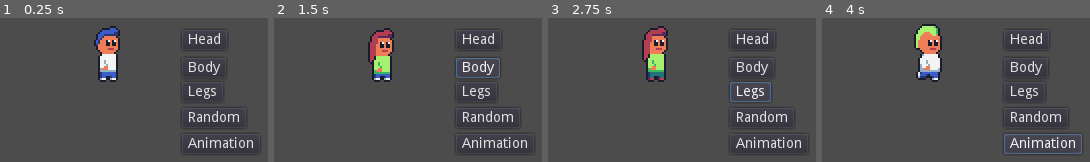
Above: before the commit, frames 1-4 (left to right).
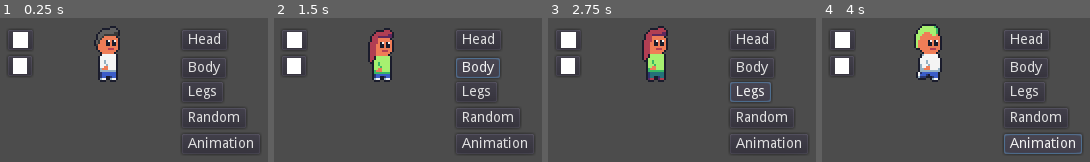
Above: after the commit, the same moments.

Repository: LuizzDutra/MeuTreinoGodot
Game: Godot game, scene res://World.tscn
The game is run twice, just before and just after one commit, with the same random seed, the same clock (stepped at 60 frames per second) and the same inputs.
Inputs:
- Up to frame 1 (0.25 s): no input
- Up to frame 2 (1.5 s): click "Head" at 0.5 s; click "Body" at 1.25 s
- Up to frame 3 (2.75 s): click "Legs" at 2 s
- Up to frame 4 (4 s): click "Random" at 2.75 s; click "Animation" at 3.5 s

The runs differ from the first frame. In frame 1, 1.6% of the frame differs, in the area x 4-45%, y 6-39%; in frame 2, 1.2%; in frame 3, 1.2%; in frame 4, 1.2%.

Commit message:
Add files via upload

Diff:
--- a/Player.gd
+++ b/Player.gd
@@ -3,9 +3,12 @@
 
 onready var animationPlayer = $AnimationPlayer
 onready var bodyParts = $BodyParts
+onready var buttons = $Buttons
+onready var customizationState = true setget toggleCusState
 
 func _ready():
-	changeHeadModulate(Color(1,1,1))
+	buttons.visible = customizationState
+	changeBodyModulate(Color(1,1,1))
 
 
 const head_qnt = 11
@@ -17,12 +20,16 @@
 var leg_select = 0 setget changeLeg
 
 var head_modulate = Color(1, 1, 1) setget changeHeadModulate
+var body_modulate = Color(1, 1, 1) setget changeBodyModulate
 
 var animation_arr = ["IdleRight", "WalkRight"]
 var cur_anim = 0
 
 
 func _process(delta):
+	if Input.is_action_just_pressed("tgg_cust"):
+		toggleCusState(0)
+
 	animationPlayer.play(animation_arr[cur_anim])
 
 func changeHead(n):
@@ -46,6 +53,21 @@
 	head_modulate = n
 	bodyParts.get_node("Head").modulate = n
 
+func changeBodyModulate(n: Color):
+	body_modulate = n
+	bodyParts.get_node("Body").modulate = n
+
+func toggleCusState(n):
+	if typeof(n) != TYPE_BOOL:
+		customizationState = !customizationState
+	else:
+		customizationState = n
+
+	if customizationState:
+		buttons.visible = true
+	else:
+		buttons.visible = false
+
 func _on_Head_pressed():
 	changeHead(head_select+1)
 
@@ -55,10 +77,16 @@
 func _on_Legs_pressed():
 	changeLeg(leg_select+1)
 
-
 func _on_Random_pressed():
 	randomizedSelection()
 
 func _on_Animation_pressed():
 	cur_anim += 1
 	cur_anim = cur_anim % len(animation_arr)
+
+func _on_HeadColorChanger2_color_changed(color):
+	changeHeadModulate(color)
+
+
+func _on_BodyColorChanger_color_changed(color):
+	changeBodyModulate(color)
--- a/Player.tscn
+++ b/Player.tscn
@@ -154,11 +154,8 @@
 [sub_resource type="AnimationNodeStateMachinePlayback" id=12]
 
 [node name="Player" type="KinematicBody2D"]
-position = Vector2( 176, 54 )
+position = Vector2( 202, 56 )
 script = ExtResource( 2 )
-__meta__ = {
-"_edit_group_": true
-}
 
 [node name="BodyParts" type="Node2D" parent="."]
 
@@ -203,3 +200,73 @@
 anim_player = NodePath("../AnimationPlayer")
 active = true
 parameters/playback = SubResource( 12 )
+
+[node name="Buttons" type="Control" parent="."]
+margin_right = 40.0
+margin_bottom = 40.0
+
+[node name="Head" type="Button" parent="Buttons"]
+margin_left = 37.0
+margin_top = -21.0
+margin_right = 82.0
+margin_bottom = -1.0
+rect_scale = Vector2( 0.5, 0.5 )
+text = "Head"
+
+[node name="Body" type="Button" parent="Buttons"]
+margin_left = 37.0
+margin_top = -7.0
+margin_right = 81.0
+margin_bottom = 13.0
+rect_scale = Vector2( 0.5, 0.5 )
+text = "Body"
+
+[node name="Legs" type="Button" parent="Buttons"]
+margin_left = 37.0
+margin_top = 5.0
+margin_right = 78.0
+margin_bottom = 25.0
+rect_scale = Vector2( 0.5, 0.5 )
+text = "Legs"
+
+[node name="Random" type="Button" parent="Buttons"]
+margin_left = 37.0
+margin_top = 18.0
+margin_right = 101.0
+margin_bottom = 38.0
+rect_scale = Vector2( 0.5, 0.5 )
+text = "Random"
+
+[node name="Animation" type="Button" parent="Buttons"]
+margin_left = 37.0
+margin_top = 31.0
+margin_right = 115.0
+margin_bottom = 51.0
+rect_scale = Vector2( 0.5, 0.5 )
+text = "Animation"
+
+[node name="HeadColorChanger2" type="ColorPickerButton" parent="Buttons"]
+margin_left = -50.0
+margin_top = -21.0
+margin_right = -19.0
+margin_bottom = 4.0
+rect_scale = Vector2( 0.4, 0.4 )
+color = Color( 1, 1, 1, 1 )
+edit_alpha = false
+
+[node name="BodyColorChanger" type="ColorPickerButton" parent="Buttons"]
+margin_left = -50.0
+margin_top = -8.0
+margin_right = -20.0
+margin_bottom = 17.0
+rect_scale = Vector2( 0.4, 0.4 )
+color = Color( 1, 1, 1, 1 )
+edit_alpha = false
+
+[connection signal="pressed" from="Buttons/Head" to="." method="_on_Head_pressed"]
+[connection signal="pressed" from="Buttons/Body" to="." method="_on_Body_pressed"]
+[connection signal="pressed" from="Buttons/Legs" to="." method="_on_Legs_pressed"]
+[connection signal="pressed" from="Buttons/Random" to="." method="_on_Random_pressed"]
+[connection signal="pressed" from="Buttons/Animation" to="." method="_on_Animation_pressed"]
+[connection signal="color_changed" from="Buttons/HeadColorChanger2" to="." method="_on_HeadColorChanger2_color_changed"]
+[connection signal="color_changed" from="Buttons/BodyColorChanger" to="." method="_on_BodyColorChanger_color_changed"]
--- a/World.tscn
+++ b/World.tscn
@@ -6,49 +6,3 @@
 
 [node name="Player" parent="." instance=ExtResource( 1 )]
 position = Vector2( 157, 90 )
-
-[node name="Head" type="Button" parent="Player"]
-margin_left = 37.0
-margin_top = -21.0
-margin_right = 82.0
-margin_bottom = -1.0
-rect_scale = Vector2( 0.5, 0.5 )
-text = "Head"
-
-[node name="Body" type="Button" parent="Player"]
-margin_left = 37.0
-margin_top = -7.0
-margin_right = 81.0
-margin_bottom = 13.0
-rect_scale = Vector2( 0.5, 0.5 )
-text = "Body"
-
-[node name="Legs" type="Button" parent="Player"]
-margin_left = 37.0
-margin_top = 5.0
-margin_right = 78.0
-margin_bottom = 25.0
-rect_scale = Vector2( 0.5, 0.5 )
-text = "Legs"
-
-[node name="Random" type="Button" parent="Player"]
-margin_left = 37.0
-margin_top = 18.0
-margin_right = 78.0
-margin_bottom = 38.0
-rect_scale = Vector2( 0.5, 0.5 )
-text = "Random"
-
-[node name="Animation" type="Button" parent="Player"]
-margin_left = 37.0
-margin_top = 31.0
-margin_right = 101.0
-margin_bottom = 51.0
-rect_scale = Vector2( 0.5, 0.5 )
-text = "Animation"
-
-[connection signal="pressed" from="Player/Head" to="Player" method="_on_Head_pressed"]
-[connection signal="pressed" from="Player/Body" to="Player" method="_on_Body_pressed"]
-[connection signal="pressed" from="Player/Legs" to="Player" method="_on_Legs_pressed"]
-[connection signal="pressed" from="Player/Random" to="Player" method="_on_Random_pressed"]
-[connection signal="pressed" from="Player/Animation" to="Player" method="_on_Animation_pressed"]
--- a/project.godot
+++ b/project.godot
@@ -47,6 +47,14 @@
 "svg/scale": 1.0
 }
 
+[input]
+
+tgg_cust={
+"deadzone": 0.5,
+"events": [ Object(InputEventKey,"resource_local_to_scene":false,"resource_name":"","device":0,"alt":false,"shift":false,"control":false,"meta":false,"command":false,"pressed":false,"scancode":70,"physical_scancode":0,"unicode":0,"echo":false,"script":null)
+ ]
+}
+
 [physics]
 
 common/enable_pause_aware_picking=true
Binary file changed: CharacterParts.png
Not shown, changed: icon.png.import
